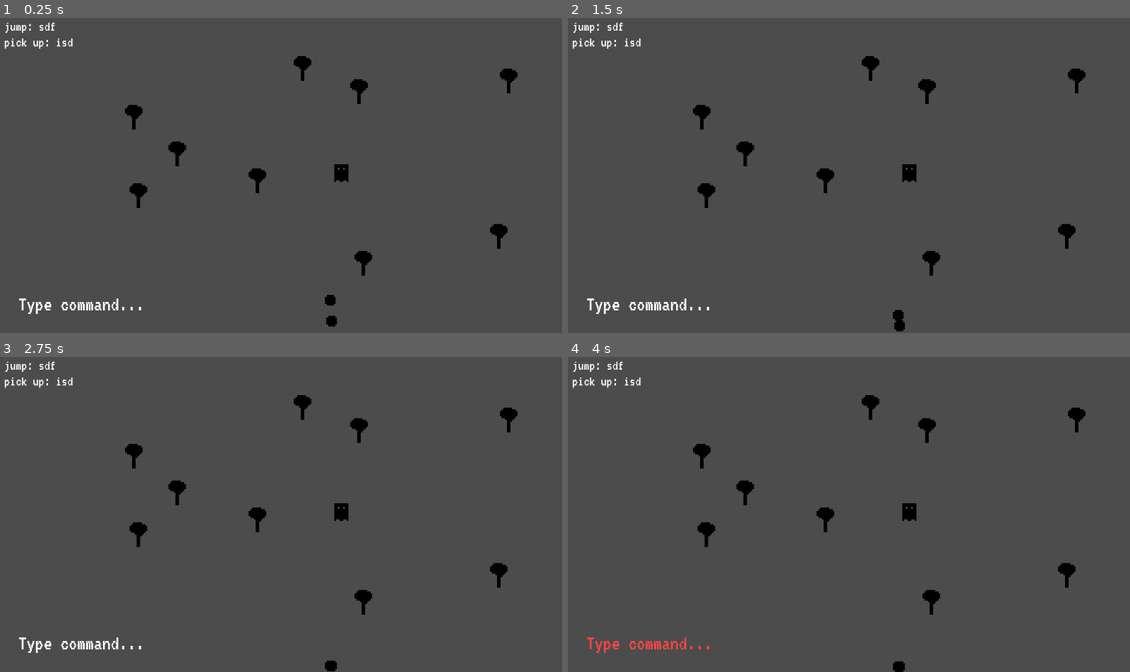
Above: before the commit, frames 1-4 (two rows, left to right).
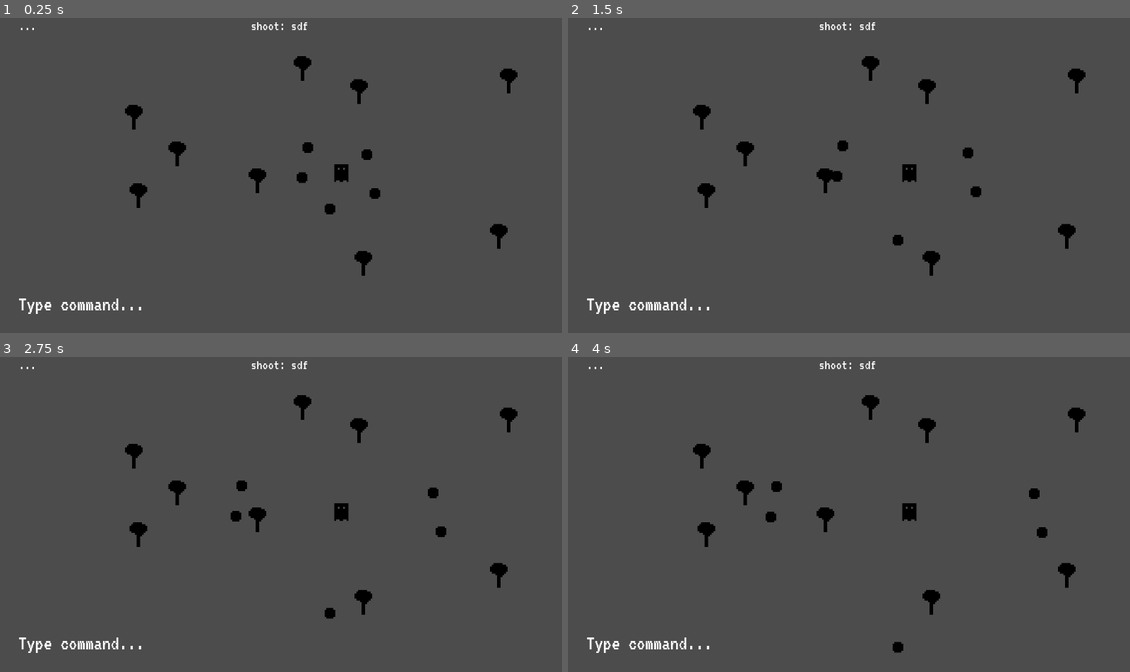
Above: after the commit, the same moments.

Repository: Anudin/LD41
Game: Godot game, scene res://Main.tscn
Two runs of this game, one before a commit and one after it. Both use one fixed random seed, a clock stepped at 60 frames per second and the inputs below.
Inputs:
- Up to frame 1 (0.25 s): no input
- Up to frame 2 (1.5 s): tap Enter at 0.5, 0.6 s; tap Space at 0.77 s; tap Backspace at 1.35 s
- Up to frame 3 (2.75 s): tap Space at 1.52 s; tap Delete at 2.1 s
- Up to frame 4 (4 s): tap Enter at 2.85 s; tap Space at 3.02, 3.77 s; tap Backspace at 3.6 s

The runs differ from the first frame. In frame 1, 0.7% of the frame differs, in the area x 0-68%, y 1-98%; in frame 2, 0.7%; in frame 3, 0.7%; in frame 4, 1.0%, in the area x 0-86%, y 1-100%.

Commit message:
Implement queue mechanic

Diff:
--- a/AI/AI.gd
+++ b/AI/AI.gd
@@ -5,11 +5,12 @@
 
 # TODO: slow down / relax depending on distance
 # TODO: dodge walls
+# TODO (maybe): relaxed state + random walk.
 
 onready var Player = $"/root/Main/Player"
 
 var last_position = Vector2(0,0)
-var speed = 30
+var speed = 60
 
 func _ready():
 	# Called every time the node is added to the scene.
@@ -17,9 +18,6 @@
 	pass
 
 func _process(delta):
-	last_position = Vector2(position.x,position.y)
-	#print("last position ",last_position)
-
 	var angle_to_player = rad2deg(get_angle_to(Player.position))
 
 	if angle_to_player >= -45 and angle_to_player <= 45:
@@ -31,11 +29,8 @@
 	elif angle_to_player <= -45 and angle_to_player >= -135:
 		position.y += speed * delta
 
-	#print("position ",position)
-
 func _on_screen_collision():
 	pass
 
 func _on_area_entered(area):
-	pass#print(position,last_position)
-	#position = Vector2(last_position.x,last_position.y)
+	pass
--- a/Main.gd
+++ b/Main.gd
@@ -1,11 +1,16 @@
 extends Node2D
 
+# TODO: shooting text gets longer with time / level / difficulty settings
+# TODO: queue up to 3 actions?
+# TODO: REALLY satisfying shooting mechanic.
+
 const COMMANDS = ["up", "down", "left", "right", "stop"]
-const TEMP_COMMANDS = {"sdf": "jump", "isd": "pick up"}
+const TEMP_COMMANDS = {"sdf": "shoot"}
 
 func _ready():
 	randomize()
 
+	_on_queue_released()
 	update_temp_commands_display()
 
 #func _process(delta):
@@ -15,11 +20,20 @@
 
 func verify_command(command):
 	if COMMANDS.has(command):
-		return true
+		return command
 	elif TEMP_COMMANDS.has(command):
 		var action = TEMP_COMMANDS[command]
 		update_temp_commands(command)
 		return action
+
+func _on_queue_updated(queue):
+	$UI/CommandQueue.text = ""
+
+	for command in queue:
+		$UI/CommandQueue.text += command + "\n"
+
+func _on_queue_released():
+	$UI/CommandQueue.text = "..."
 
 func update_temp_commands(action_code):
 	var action = TEMP_COMMANDS[action_code]
--- a/Main.tscn
+++ b/Main.tscn
@@ -15,17 +15,16 @@
 font_data = ExtResource( 2 )
 _sections_unfolded = [ "Font", "Settings" ]
 
-[node name="Main" type="Node2D"]
+[node name="Main" type="Node2D" index="0"]
 
 script = ExtResource( 1 )
 __meta__ = {
 "_edit_horizontal_guides_": [ 16.4936, 670.276 ],
-"_edit_vertical_guides_": [ 16.8801, 50.1625 ]
+"_edit_vertical_guides_": [ 16.8801, 50.1625, 639.977 ]
 }
 
 [node name="UI" type="Control" parent="." index="0"]
 
-editor/display_folded = true
 anchor_left = 0.0
 anchor_top = 0.0
 anchor_right = 0.0
@@ -39,16 +38,16 @@
 size_flags_horizontal = 1
 size_flags_vertical = 1
 
-[node name="CommandMapping" type="Label" parent="UI" index="0"]
+[node name="CommandQueue" type="Label" parent="UI" index="0"]
 
 anchor_left = 0.0
 anchor_top = 0.0
 anchor_right = 0.0
 anchor_bottom = 0.0
-margin_left = 16.0
-margin_top = 9.0
-margin_right = 168.0
-margin_bottom = 58.0
+margin_left = 49.0
+margin_top = 8.0
+margin_right = 201.0
+margin_bottom = 57.0
 rect_pivot_offset = Vector2( 0, 0 )
 rect_clip_content = false
 mouse_filter = 2
@@ -62,7 +61,31 @@
 max_lines_visible = -1
 _sections_unfolded = [ "custom_fonts" ]
 
-[node name="TextInput" parent="UI" index="1" instance=ExtResource( 3 )]
+[node name="CommandMapping" type="Label" parent="UI" index="1"]
+
+anchor_left = 0.0
+anchor_top = 0.0
+anchor_right = 0.0
+anchor_bottom = 0.0
+margin_left = 564.0
+margin_top = 8.0
+margin_right = 716.0
+margin_bottom = 57.0
+rect_pivot_offset = Vector2( 0, 0 )
+rect_clip_content = false
+mouse_filter = 2
+mouse_default_cursor_shape = 0
+size_flags_horizontal = 1
+size_flags_vertical = 4
+custom_fonts/font = SubResource( 1 )
+text = "Preview."
+align = 1
+percent_visible = 1.0
+lines_skipped = 0
+max_lines_visible = -1
+_sections_unfolded = [ "custom_fonts" ]
+
+[node name="TextInput" parent="UI" index="2" instance=ExtResource( 3 )]
 
 margin_left = 48.0
 margin_top = 630.0
@@ -113,22 +136,30 @@
 
 [node name="AI" parent="AI" index="0" instance=ExtResource( 5 )]
 
-position = Vector2( 754.861, 639.084 )
+position = Vector2( 753.633, 424.23 )
 
 [node name="AI2" parent="AI" index="1" instance=ExtResource( 5 )]
 
-position = Vector2( 757.897, 685.324 )
+position = Vector2( 706.332, 368.568 )
 
-[node name="AI3" parent="AI" index="2" instance_placeholder="res://AI/AI.tscn"]
+[node name="AI3" parent="AI" index="2" instance=ExtResource( 5 )]
 
-position = Vector2( 1170.44, 230.076 )
+position = Vector2( 822.994, 316.018 )
 
-[node name="AI4" parent="AI" index="3" instance_placeholder="res://AI/AI.tscn"]
+[node name="AI4" parent="AI" index="3" instance=ExtResource( 5 )]
 
-position = Vector2( 985.041, 534.559 )
+position = Vector2( 841.395, 404.418 )
+
+[node name="AI5" parent="AI" index="4" instance=ExtResource( 5 )]
+
+position = Vector2( 718.621, 300.061 )
 
 [node name="Player" parent="." index="3" instance=ExtResource( 6 )]
 
 position = Vector2( 779.663, 357.536 )
 
+[connection signal="queue_released" from="UI/TextInput" to="." method="_on_queue_released"]
+
+[connection signal="queue_updated" from="UI/TextInput" to="." method="_on_queue_updated"]
+
 [connection signal="text_command" from="UI/TextInput" to="Player" method="_on_text_command"]
--- a/TextInput/TextInput.gd
+++ b/TextInput/TextInput.gd
@@ -1,12 +1,16 @@
 extends Control
 
 signal text_command
+signal queue_updated
+signal queue_released
 
 onready var Main = $"/root/Main"
 
 const SUBMIT = [KEY_ENTER, KEY_SPACE]
 const DELETE = [KEY_BACKSPACE, KEY_DELETE]
 const DEFAULT_TEXT = "Type command..."
+
+var queue = []
 
 func _ready():
 	$TextDisplay.text = DEFAULT_TEXT
@@ -27,13 +31,31 @@
 				$TextDisplay.text += typed_char
 		else:
 			if SUBMIT.has(event.scancode):
-				var command = $TextDisplay.text.to_lower()
+				if not $TextDisplay.text == DEFAULT_TEXT:
+					var command = $TextDisplay.text.to_lower()
 
-				if Main.verify_command(command):
-					emit_signal("text_command", command)
+					command = Main.verify_command(command)
+
+					if command != null:
+						queue.push_back(command)
+
+						if queue.size() > 3:
+							queue.pop_front()
+							queue.resize(3)
+
+						emit_signal("queue_updated", queue)
+					else:
+						$AnimationPlayer.play("typo")
+
+					$TextDisplay.text = DEFAULT_TEXT
 				else:
-					$AnimationPlayer.play("typo")
-
-				$TextDisplay.text = DEFAULT_TEXT
+					submit_queue()
 			elif DELETE.has(event.scancode):
 				$TextDisplay.text = DEFAULT_TEXT
+
+func submit_queue():
+	for command in queue:
+		queue.clear()
+		emit_signal("text_command", command)
+
+	emit_signal("queue_released")
